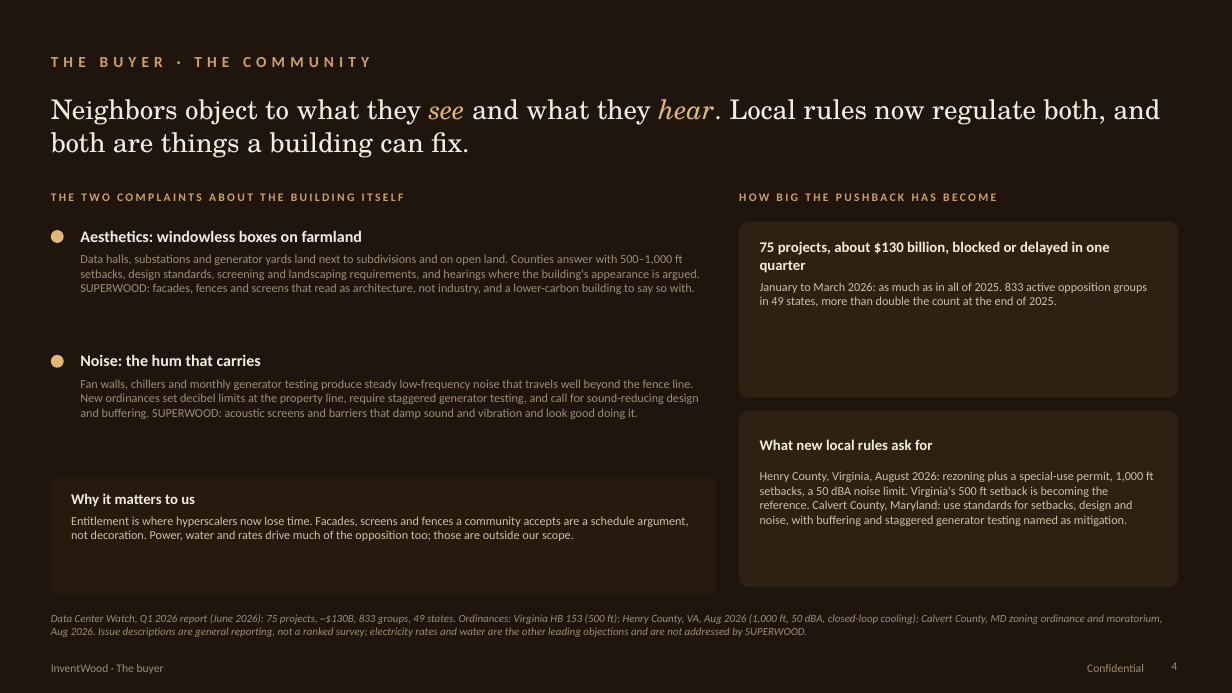
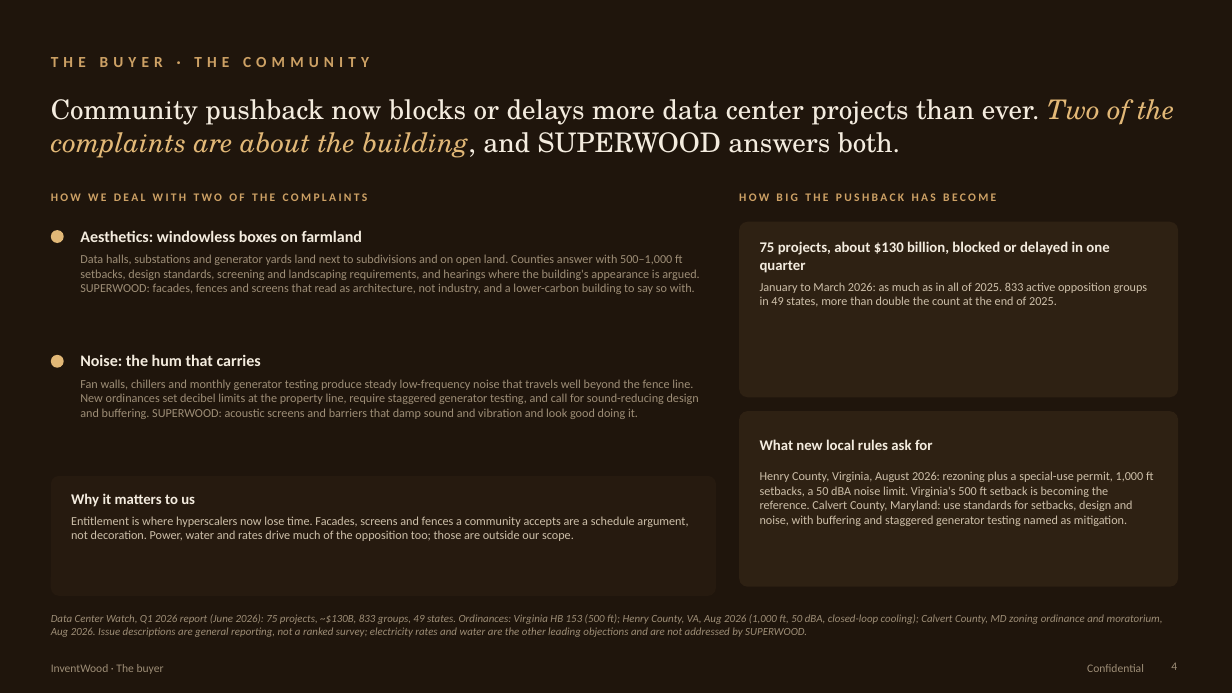
Before and after one commit to alau-hi/decks, a slide deck: slide 4 of superwood-datacenter-investor/SUPERWOOD-for-Data-Centers-Companion.pptx. Drawn at 1232x693 pixels with LibreOffice and Linux fonts; fonts in the diff are those of the drawing. Boxes give left, top, right and bottom in pixels: in the first picture for what was removed or moved away, otherwise in the second. Text is boxed around its words. In the diff, an @@ line names an element or a change of style, - is before the commit and + after.

```diff
--- a/superwood-datacenter-investor/SUPERWOOD-for-Data-Centers-Companion.pptx
+++ b/superwood-datacenter-investor/SUPERWOOD-for-Data-Centers-Companion.pptx
@@ text at [51, 99, 1174, 158]: text changed @@
-Neighbors object to what they see and what they hear. Local rules now regulate both, and both are things a building can fix.
+Community pushback now blocks or delays more data center projects than ever. Two of the complaints are about the building, and SUPERWOOD answers both.
@@ text at [51, 193, 368, 201]: text changed @@
-THE TWO COMPLAINTS ABOUT THE BUILDING ITSELF
+HOW WE DEAL WITH TWO OF THE COMPLAINTS
```
Also in this commit, not shown: 3 other files.
